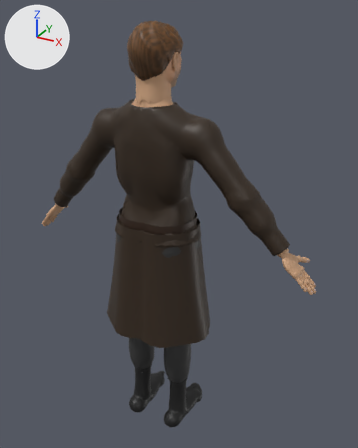
Before and after pictures for a commit that changed the glTF model assets/models/creatures/pirate_deadeye.glb.
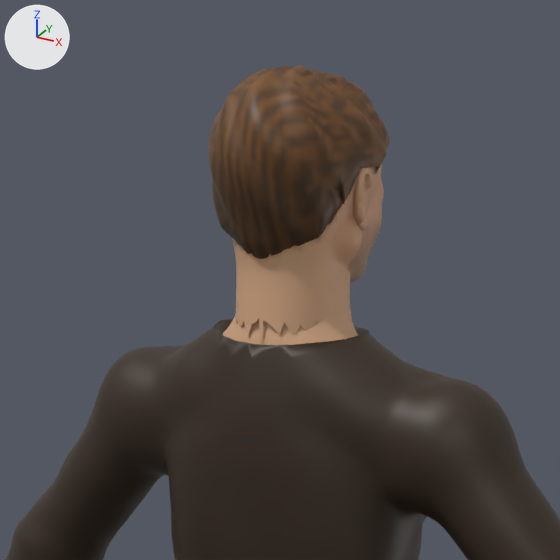
Each version is shown whole from a 50 mm camera at (0.983, -1.611, 1.821) aimed at (0.056, 0.075, 0.978), then close up on the part from 17% to 66% of the width and 0% to 39% of the height. Arrows for +X, +Y and +Z are at upper left; the lights stay in place. The last two pictures show the newer version. Vertices at exactly the same position are counted once.

In view in the first close-up: 'pirate_deadeye'.
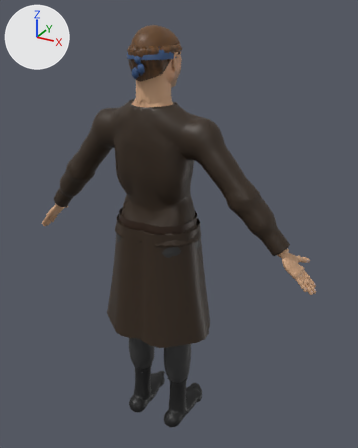
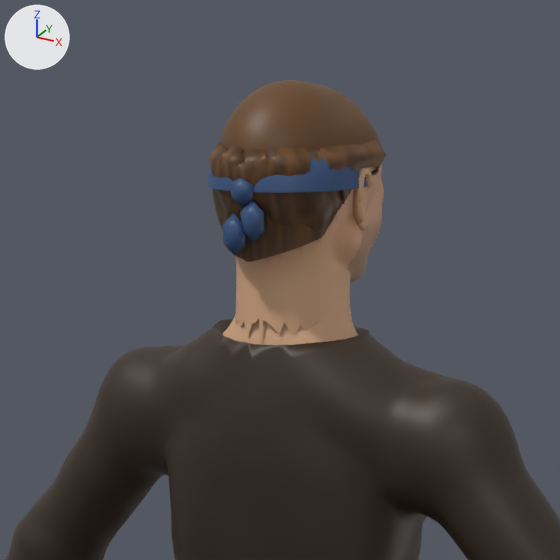
Boxes [x1, y1, x2, y2] around the edits, measured in the close-ups (560 x 560 px):
'pirate_deadeye', reshaped
    before: [4, 66, 560, 560]
    after: [4, 80, 560, 560]
part 1 of me_pirate_deadeye, cut back
    before: [208, 66, 389, 229]
    after: [207, 140, 386, 262]
part 2 of me_pirate_deadeye, recoloured
    before: [225, 144, 379, 171]
    after: [236, 142, 380, 217]

The change, as a diff of the scene's bpy script:
```diff
--- a/assets/models/creatures/pirate_deadeye.glb.py
+++ b/assets/models/creatures/pirate_deadeye.glb.py
@@ me_pirate_deadeye @@
 # used by ob_pirate_deadeye; location = (0.0, 0.0, 0.0)
-me_pirate_deadeye.from_pydata(...)  # 32909 vertices, 63115 faces; spans x -0.66..0.66, y -0.2..0.19, z -0.01..1.77
+me_pirate_deadeye.from_pydata(...)  # 32344 vertices, 61877 faces; spans x -0.66..0.66, y -0.2..0.19, z -0.01..1.76
+# me_pirate_deadeye part 1: 78 vertices moved from x -0.09..0.09, y -0.12..0.09, z 1.62..1.71 to x -0.09..0.09, y -0.12..0.09, z 1.58..1.7; 1022 vertices removed from x -0.09..0.09, y -0.12..0.1, z 1.68..1.77; 457 vertices added at x -0.09..0.09, y -0.13..0.1, z 1.58..1.72
+# me_pirate_deadeye part 2: 14 kept faces spanning x -0.09..0.09, y -0.11..0.02, z 1.58..1.7 get new vertex colours; the middle colour goes from brown #724a22 to brown #6a4520
 me_pirate_deadeye.materials.append(mat_char_skin)
```
